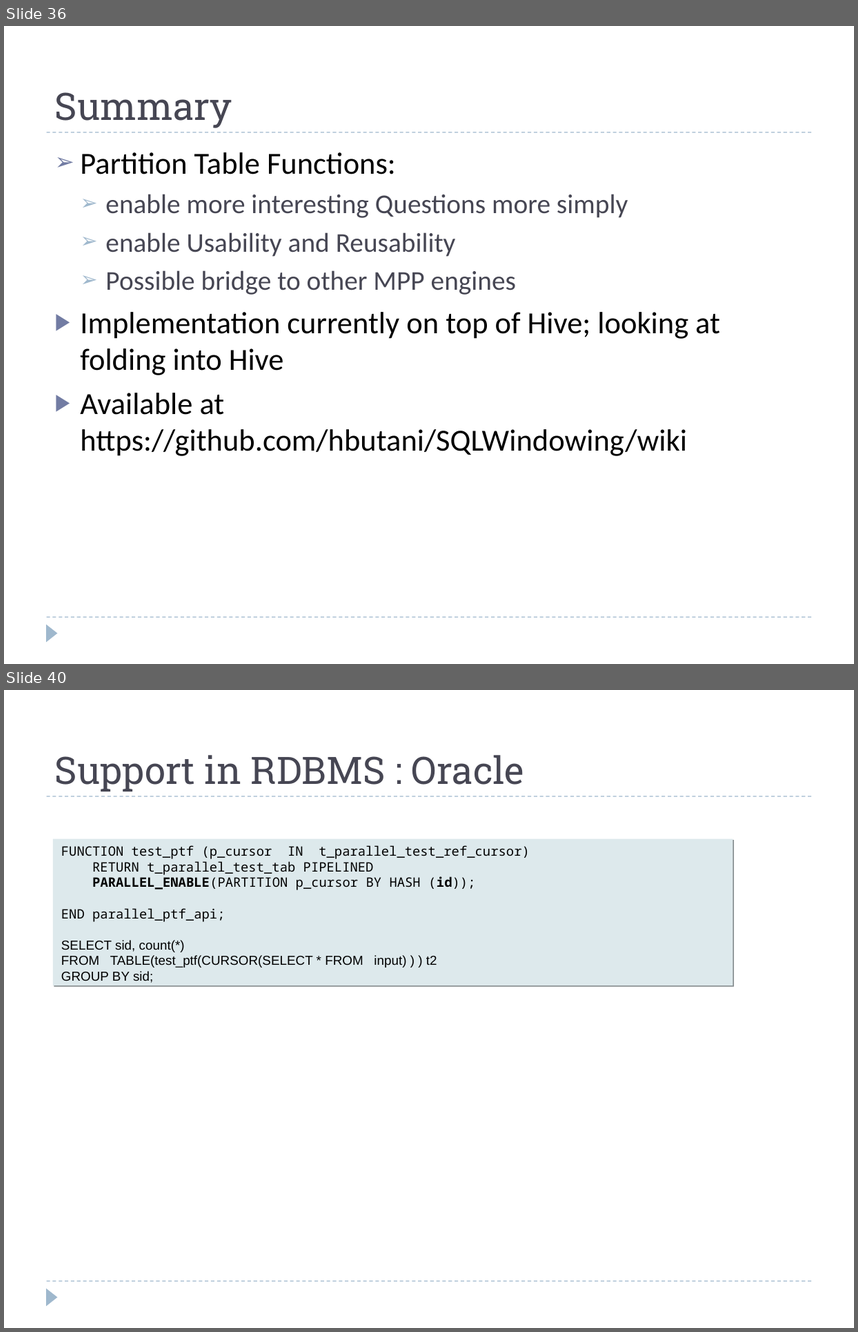
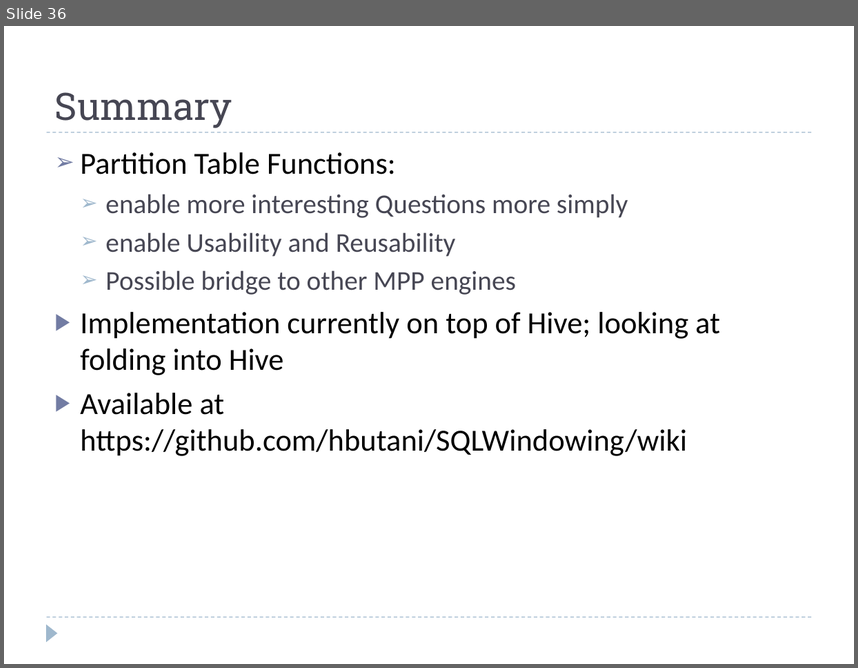
Before and after one commit to hbutani/SQLWindowing, a slide deck: docs/SQW.ppt. Shown one above the other, each under a label of ours: slides 36 and 40 before the commit, slide 36 after it; the slides between them are not shown. The pictures are 858x1332 and 858x668 pixels, drawn with LibreOffice and Linux fonts; fonts in the diff are those of the drawing. Boxes give left, top, right and bottom in pixels: in the first picture for what was removed or moved away, otherwise in the second. Text is boxed around its words. In the diff, an @@ line names an element or a change of style, - is before the commit and + after.

```diff
--- a/docs/SQW.ppt
+++ b/docs/SQW.ppt
@@ slide 40 removed at box(4, 690, 854, 1328), background #FFFFFF; not listed: 3 template elements that a slide beside it also shows @@
@@ title removed at box(55, 755, 524, 791) @@
-Support in RDBMS : Oracle
@@ rectangle removed at box(52, 839, 733, 985) @@
-FUNCTION test_ptf (p_cursor IN t_parallel_test_ref_cursor)
-RETURN t_parallel_test_tab PIPELINED
-PARALLEL_ENABLE(PARTITION p_cursor BY HASH (id));
-END parallel_ptf_api;
-SELECT sid, count(*)
-FROM TABLE(test_ptf(CURSOR(SELECT * FROM input) ) ) t2
-GROUP BY sid;
```
Also in this commit, not shown: 6 slides changed, 12 other slides removed.
